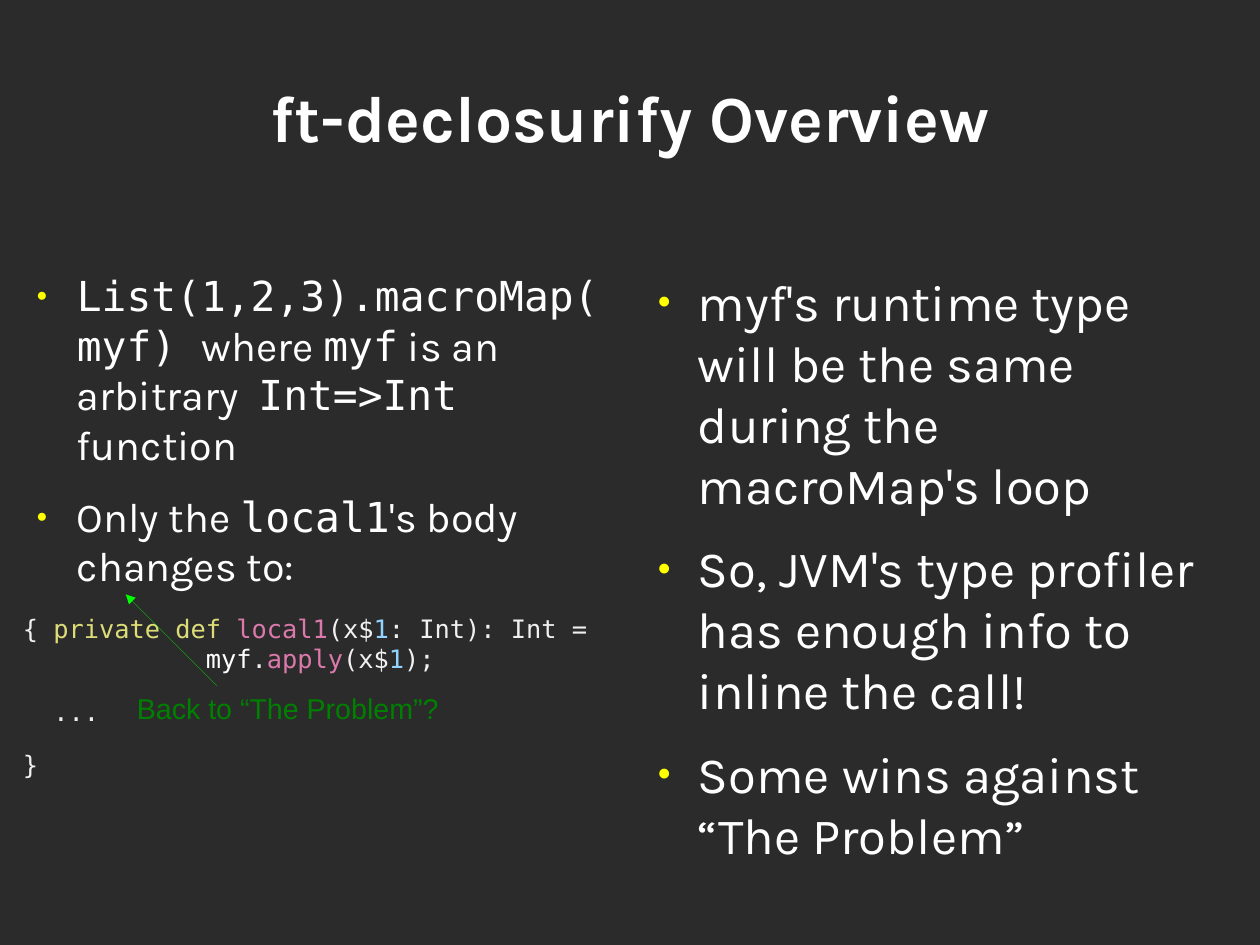
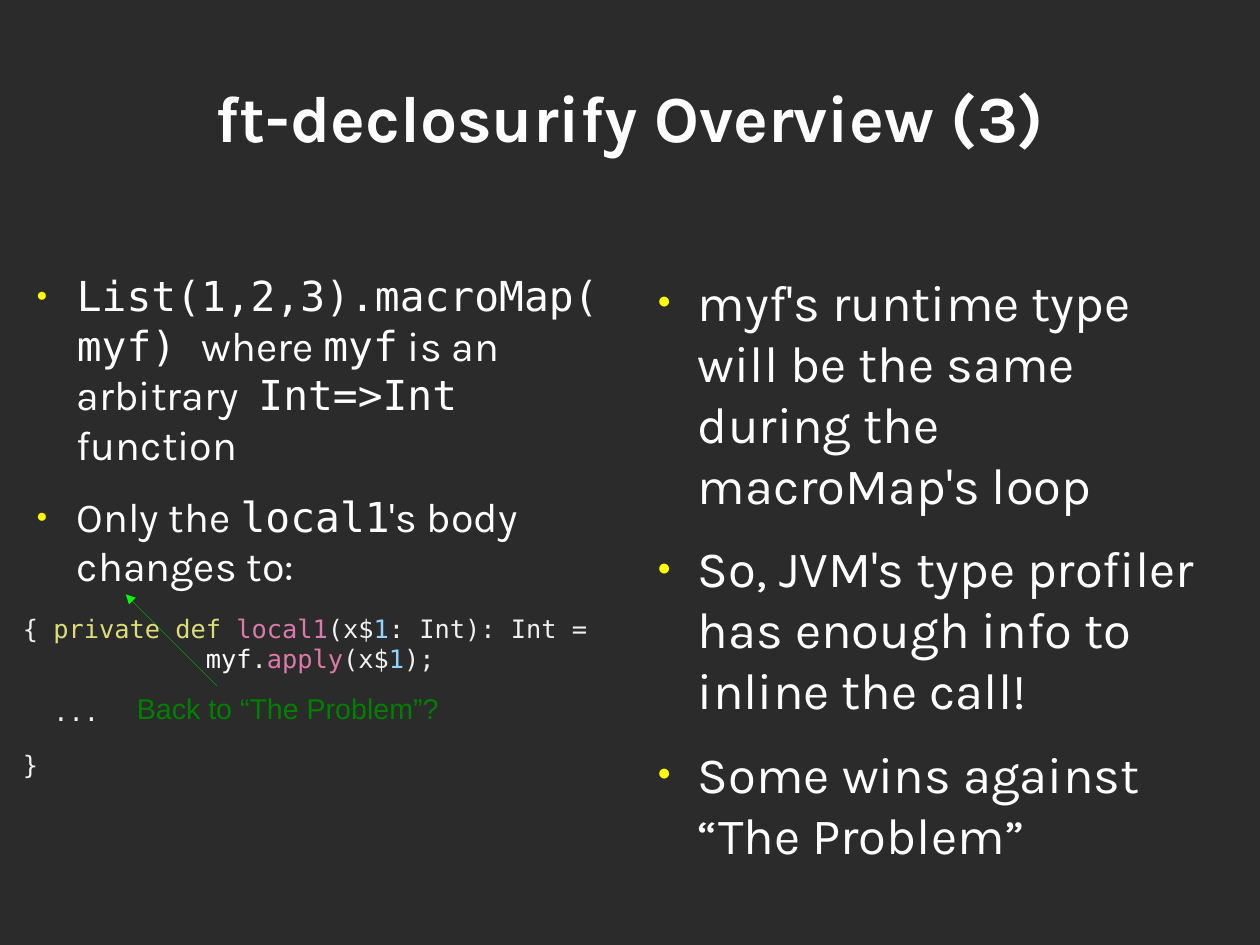
Before and after one commit to geo-kollias/msc-thesis-tex, a slide deck: slide 13 of geokollias_msc_thesis_pres.odp. Drawn at 1260x945 pixels with LibreOffice and Linux fonts; fonts in the diff are those of the drawing; background and template pictures are left out; a plain dark background stands for a picture behind light text. Boxes give left, top, right and bottom in pixels: in the first picture for what was removed or moved away, otherwise in the second. Text is boxed around its words. In the diff, an @@ line names an element or a change of style, - is before the commit and + after.

```diff
--- a/geokollias_msc_thesis_pres.odp
+++ b/geokollias_msc_thesis_pres.odp
@@ title at bbox=[216, 92, 1044, 159]: text changed @@
-ft-declosurify Overview
+ft-declosurify Overview (3)
```
Also in this commit, not shown: 10 other slides changed, 4 slides added.
